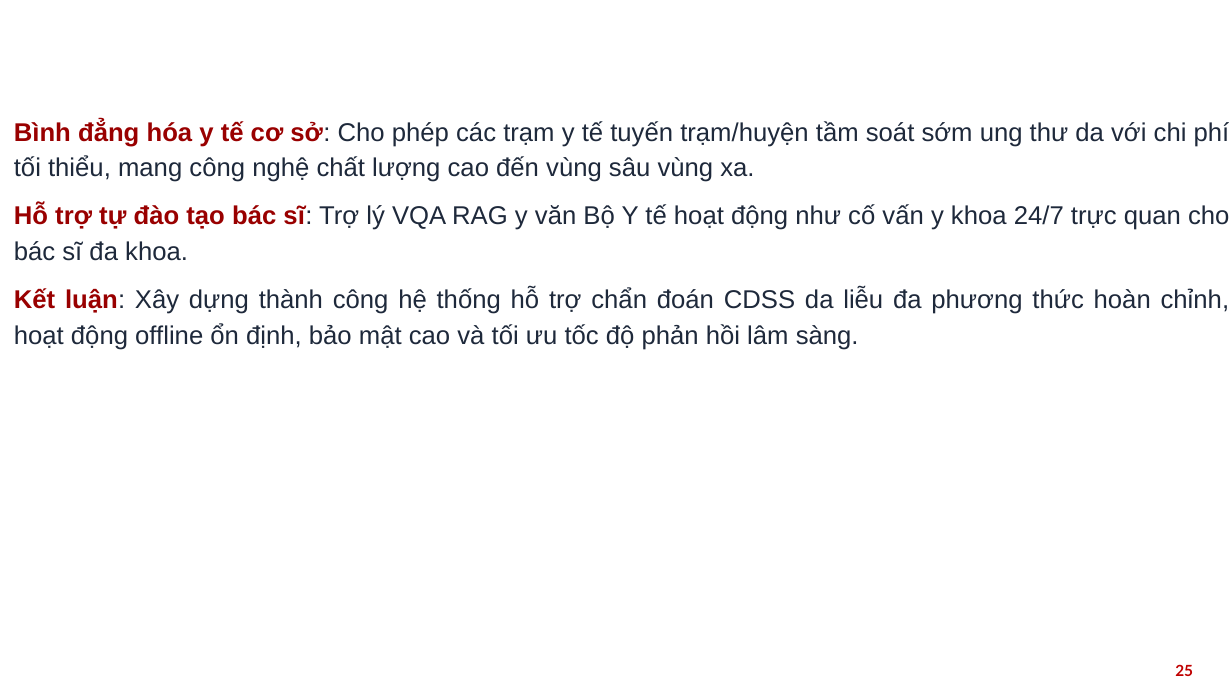
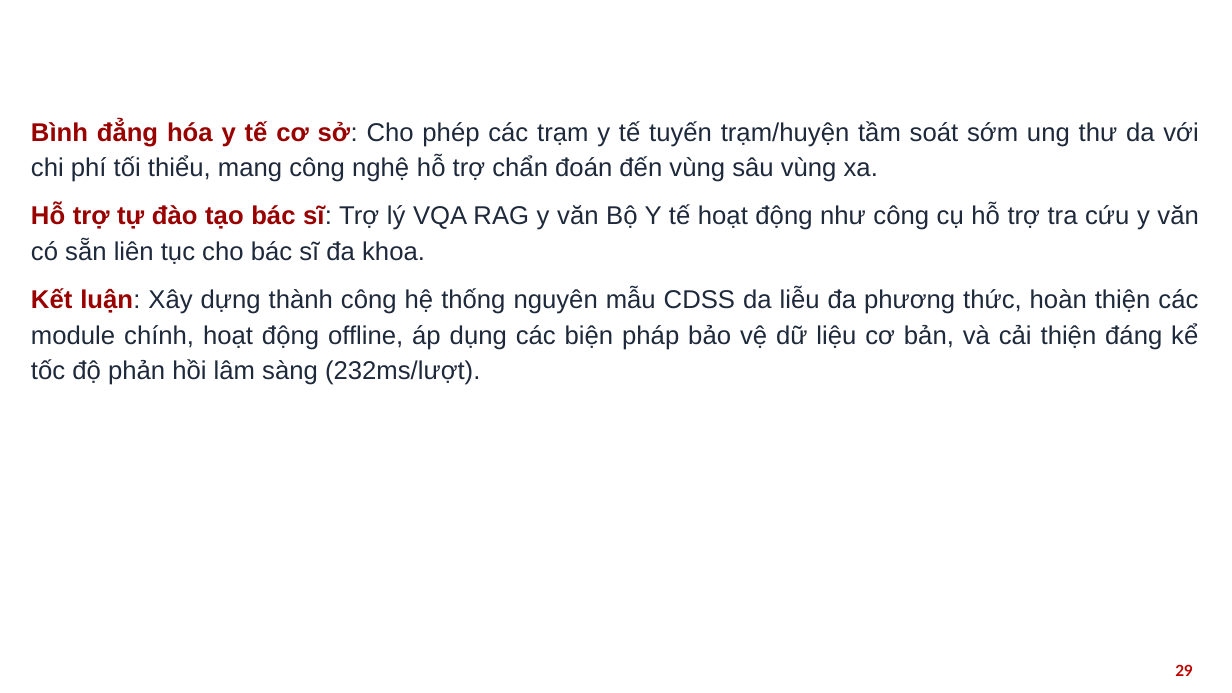
Before and after one commit to nthg0609/doanTN, a slide deck: slide 29 of HUST_PPT_template_2022_RED_16x9_567042.pptx (slide 25 before the commit). Drawn at 1232x693 pixels with LibreOffice and Linux fonts; fonts in the diff are those of the drawing; background and template pictures are left out. Boxes give left, top, right and bottom in pixels: in the first picture for what was removed or moved away, otherwise in the second. Text is boxed around its words. In the diff, an @@ line names an element or a change of style, - is before the commit and + after.

```diff
--- a/HUST_PPT_template_2022_RED_16x9_567042.pptx
+++ b/HUST_PPT_template_2022_RED_16x9_567042.pptx
@@ text at [31,120,1198,385]: text changed @@
-Bình đẳng hóa y tế cơ sở: Cho phép các trạm y tế tuyến trạm/huyện tầm soát sớm ung thư da với chi phí tối thiểu, mang công nghệ chất lượng cao đến vùng sâu vùng xa.
-Hỗ trợ tự đào tạo bác sĩ: Trợ lý VQA RAG y văn Bộ Y tế hoạt động như cố vấn y khoa 24/7 trực quan cho bác sĩ đa khoa.
-Kết luận: Xây dựng thành công hệ thống hỗ trợ chẩn đoán CDSS da liễu đa phương thức hoàn chỉnh, hoạt động offline ổn định, bảo mật cao và tối ưu tốc độ phản hồi lâm sàng.
+Bình đẳng hóa y tế cơ sở: Cho phép các trạm y tế tuyến trạm/huyện tầm soát sớm ung thư da với chi phí tối thiểu, mang công nghệ hỗ trợ chẩn đoán đến vùng sâu vùng xa.
+Hỗ trợ tự đào tạo bác sĩ: Trợ lý VQA RAG y văn Bộ Y tế hoạt động như công cụ hỗ trợ tra cứu y văn có sẵn liên tục cho bác sĩ đa khoa.
+Kết luận: Xây dựng thành công hệ thống nguyên mẫu CDSS da liễu đa phương thức, hoàn thiện các module chính, hoạt động offline, áp dụng các biện pháp bảo vệ dữ liệu cơ bản, và cải thiện đáng kể tốc độ phản hồi lâm sàng (232ms/lượt).
@@ page number at [1175,664,1193,676]: text changed @@
-25
+29
```
Also in this commit, not shown: 19 other slides changed, 4 slides added, 50 other files.
